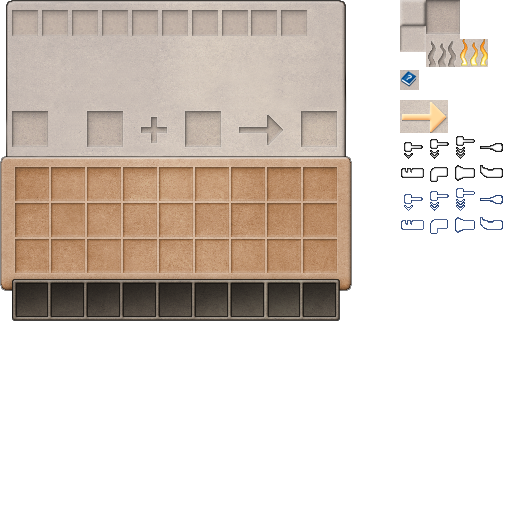
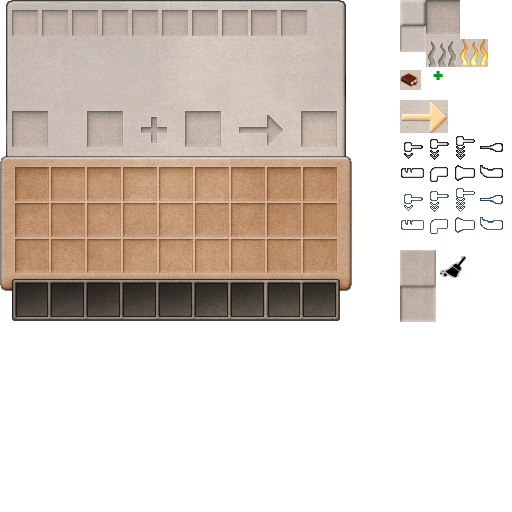
Revision of a layered 512×512 image; what changed, layer by layer:
painted on "Fullicons" over left=430, top=146, right=465, bottom=160
added layer "Layer 8" above "Clearbutton" over left=440, top=255, right=467, bottom=280
added layer "Clearbutton" above "Largebutton outset" over left=440, top=256, right=466, bottom=278
added layer "Largebutton outset" above "Largebutton inset" over left=400, top=250, right=436, bottom=286
added layer "Largebutton inset" above "Repair icon" over left=400, top=286, right=436, bottom=322
added layer "Repair icon" above "Layer 9" over left=433, top=71, right=443, bottom=80
added layer "Layer 9" above "Layer 10" over left=400, top=73, right=418, bottom=87
added layer "Layer 10" above "Layer 6" over left=401, top=70, right=421, bottom=90
painted on "Layer 6" over left=430, top=198, right=465, bottom=212
